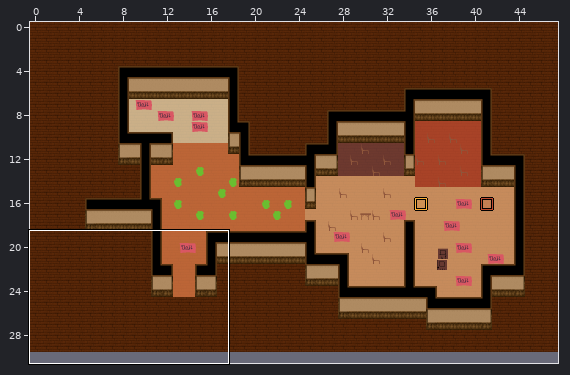
Two versions of a level (LDtk project, res/maps/phasmo_world.ldtk). Above: a wide view before the commit, with the close-up outlined.
Close-up. Earlier state:
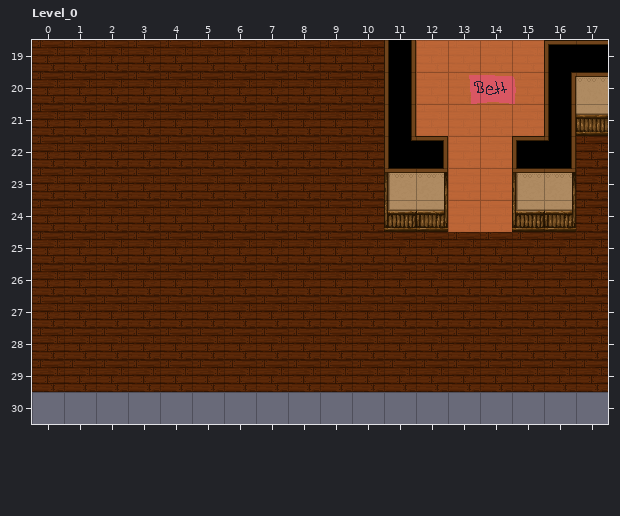
Cells are 32x32 px. Shown: Level_0 x 0..17, y 19..30. The commit also changed other parts of the map, which this record leaves out. The old version is drawn lined up with the new one.
Now the later version:
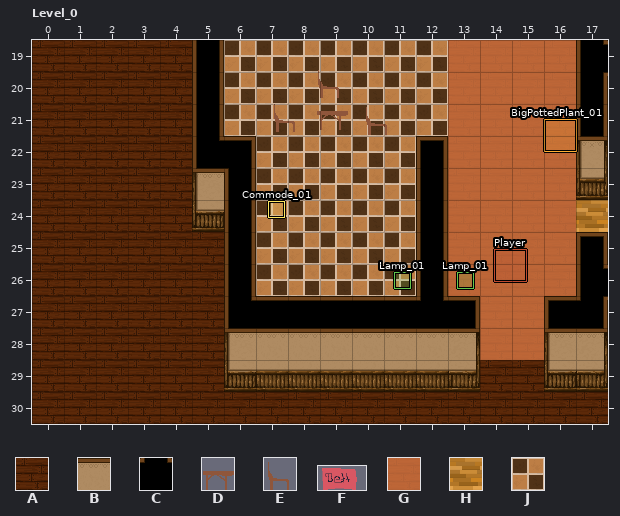
Key: from "Collision": A 1 "Floor", B 2 "Walls", C 3 "Ceilings"; from "Furnitures": D 0, E 1, F 3; from "Rooms": G 2 "Hallway"; from "Tileset_Walls_Floors_Sheet2": H 10, J 12.
_ is an empty cell, # one hidden under a higher layer, . an unchanged one.
Objects are placed by their top-left corner, in cells (3,4 is the top-left corner of cell 3,4); size is 1x1 cell unless given.
Tiles of an added or newly shown layer are drawn over the layers below it.
See-through tiles are keyed as they look on the map.
From old to new:
map size 48x30 -> 38x31 cells
--- layer "Collision"
@@ x 0..17 @@
-19 .....A.....C....C.
-20 .....A.....C....CB
-21 .....A.....C....CB
-22 .....AA....C...CCA
-23 .....AA....BB..BBA
-24 .....AA....BB..BB.
-25 ......A.....A....A
-26 ......A.....A....A
-27 ......AAAAAAAA..AA
-28 ......AAAAAAAA..AA
-29 ......AAAAAAAA..AA
-30 __________________
+19 .....C.....A....A.
+20 .....C.....A....AC
+21 .....C.....A....AC
+22 .....CC....A...AAB
+23 .....BC....AC..AAB
+24 .....BC....AC..AA.
+25 ......C.....C....C
+26 ......C.....C....C
+27 ......CCCCCCCC..CC
+28 ......BBBBBBBB..BB
+29 ......BBBBBBBB..BB
+30 AAAAAAAAAAAAAAAAAA
--- layer "Rooms"
@@ x 12..16 @@
-19 G..._
-20 G..._
-21 G..._
-22 ...__
-23 ...__
-24 ...__
-25 .____
-26 .____
-27 ..__.
-28 ..__.
+19 #...G
+20 #...G
+21 #...G
+22 ...GG
+23 ...GG
+24 ...GG
+25 .GGGG
+26 .GGGG
+27 ..GG.
+28 ..GG.
--- layer "Decoration" (added)
@@ x 6..17 @@
-19 _______.....
-20 _______.....
-21 _______.....
-22 ._____......
-23 ._____......
-24 ._____....._
-25 ._____......
-26 ._____......
+19 JJJJJJJ.....
+20 JJJJJJJ.....
+21 JJJJJJJ.....
+22 .JJJJJ......
+23 .JJJJJ......
+24 .JJJJJ.....H
+25 .JJJJJ......
+26 .JJJJJ......
--- layer "Entities"
+"Lamp_01" rectangle at 13.3,26.2 size 0.5x0.5
+"BigPottedPlant_01" rectangle at 16,21.5
+"Commode_01" rectangle at 7.4,24 size 0.5x0.5
+D "SmallTable" at 8.9,20.8
+E "Chair" at 7.4,20.9
+E "Chair" at 10.3,21
+E "Chair" at 8.8,19.8
+"Lamp_01" rectangle at 11.3,26.2 size 0.5x0.5
+"Player" rectangle at 14.4,25.5
-F "Bed" at 13.5,20 size 2x1
